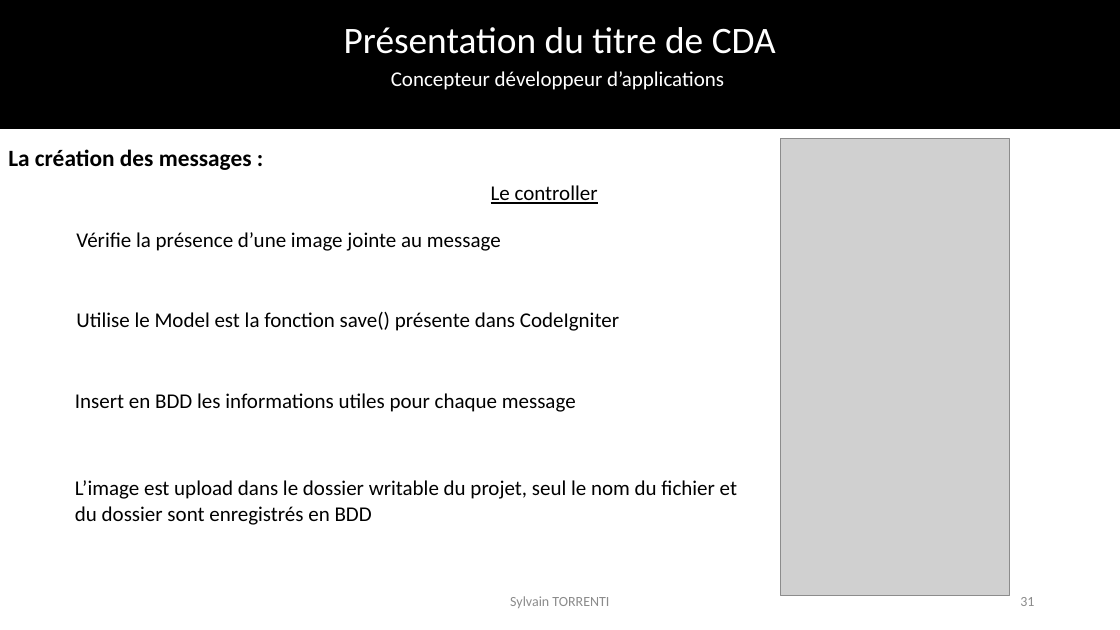
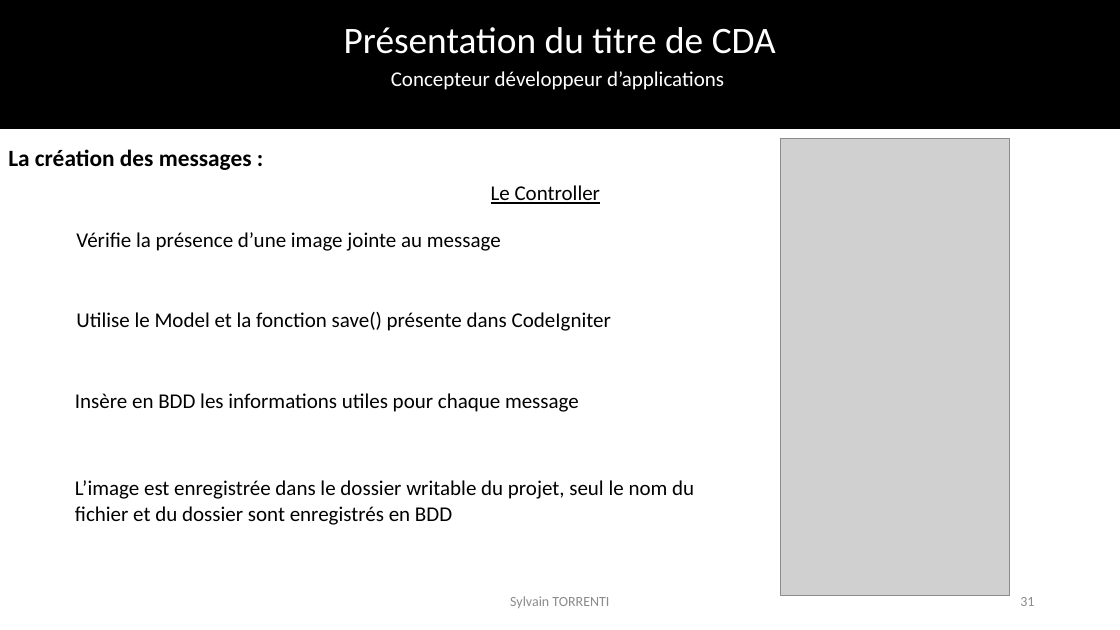
Before and after one commit to SylvainTorrenti/PERSO-Dossier-Projet, a slide deck: slide 31 of Presentation examen final.pptx. Drawn at 1120x630 pixels with LibreOffice and Linux fonts; fonts in the diff are those of the drawing; grey boxes stand for pictures; background and template pictures are left out. Boxes give left, top, right and bottom in pixels: in the first picture for what was removed or moved away, otherwise in the second. Text is boxed around its words. In the diff, an @@ line names an element or a change of style, - is before the commit and + after.

```diff
--- a/Presentation examen final.pptx
+++ b/Presentation examen final.pptx
@@ text at <box>491,185,600,204</box>: text changed @@
-Le controller
+Le Controller
@@ text at <box>76,312,611,331</box>: text changed @@
-Utilise le Model est la fonction save() présente dans CodeIgniter
+Utilise le Model et la fonction save() présente dans CodeIgniter
@@ text at <box>75,393,579,412</box>: text changed @@
-Insert en BDD les informations utiles pour chaque message
+Insère en BDD les informations utiles pour chaque message
@@ text at <box>75,480,694,525</box>: text changed @@
-L’image est upload dans le dossier writable du projet, seul le nom du fichier et du dossier sont enregistrés en BDD
+L’image est enregistrée dans le dossier writable du projet, seul le nom du fichier et du dossier sont enregistrés en BDD
```
Also in this commit, not shown: 33 other slides changed, 36 slides added, 1 slide removed, 6 other files.
